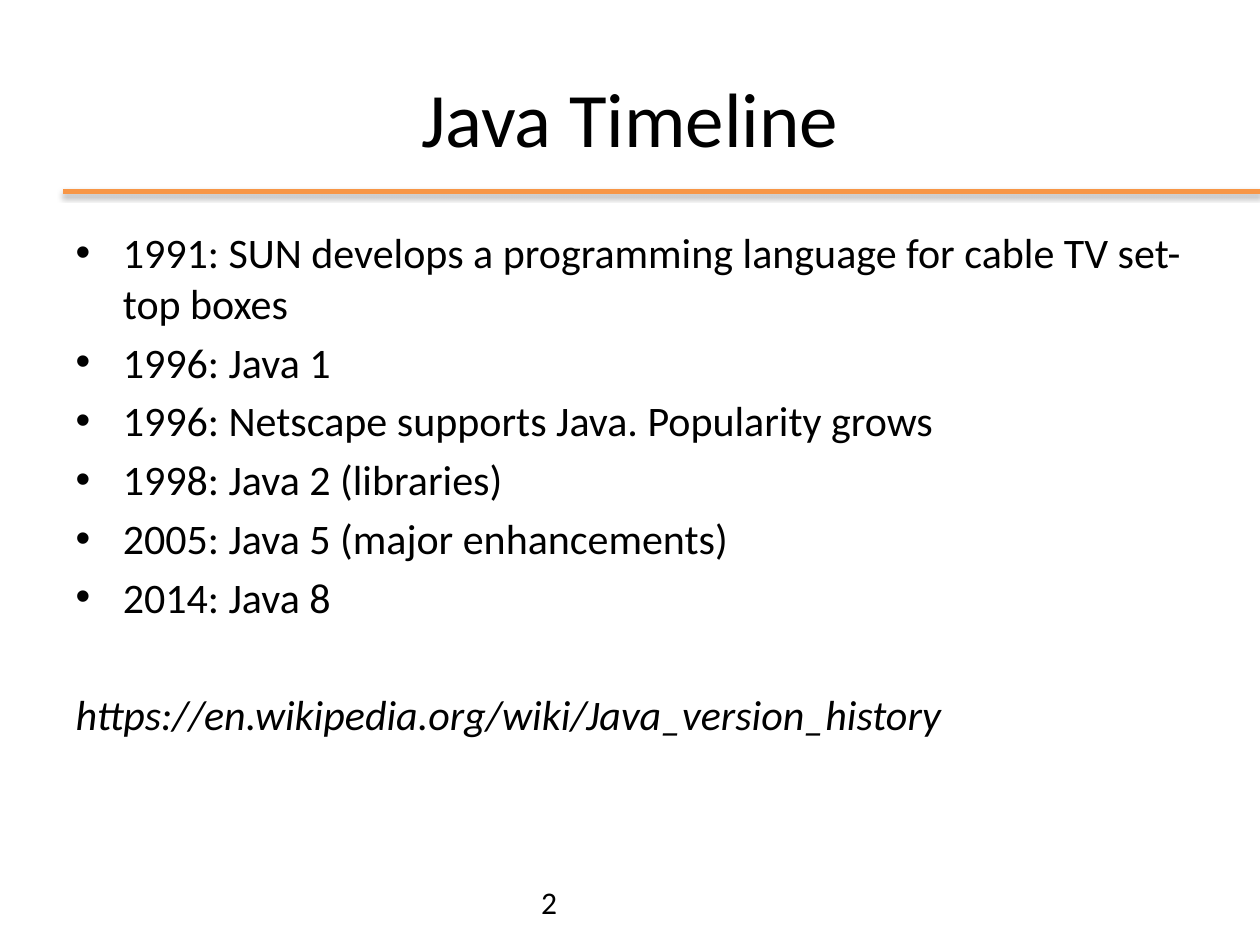
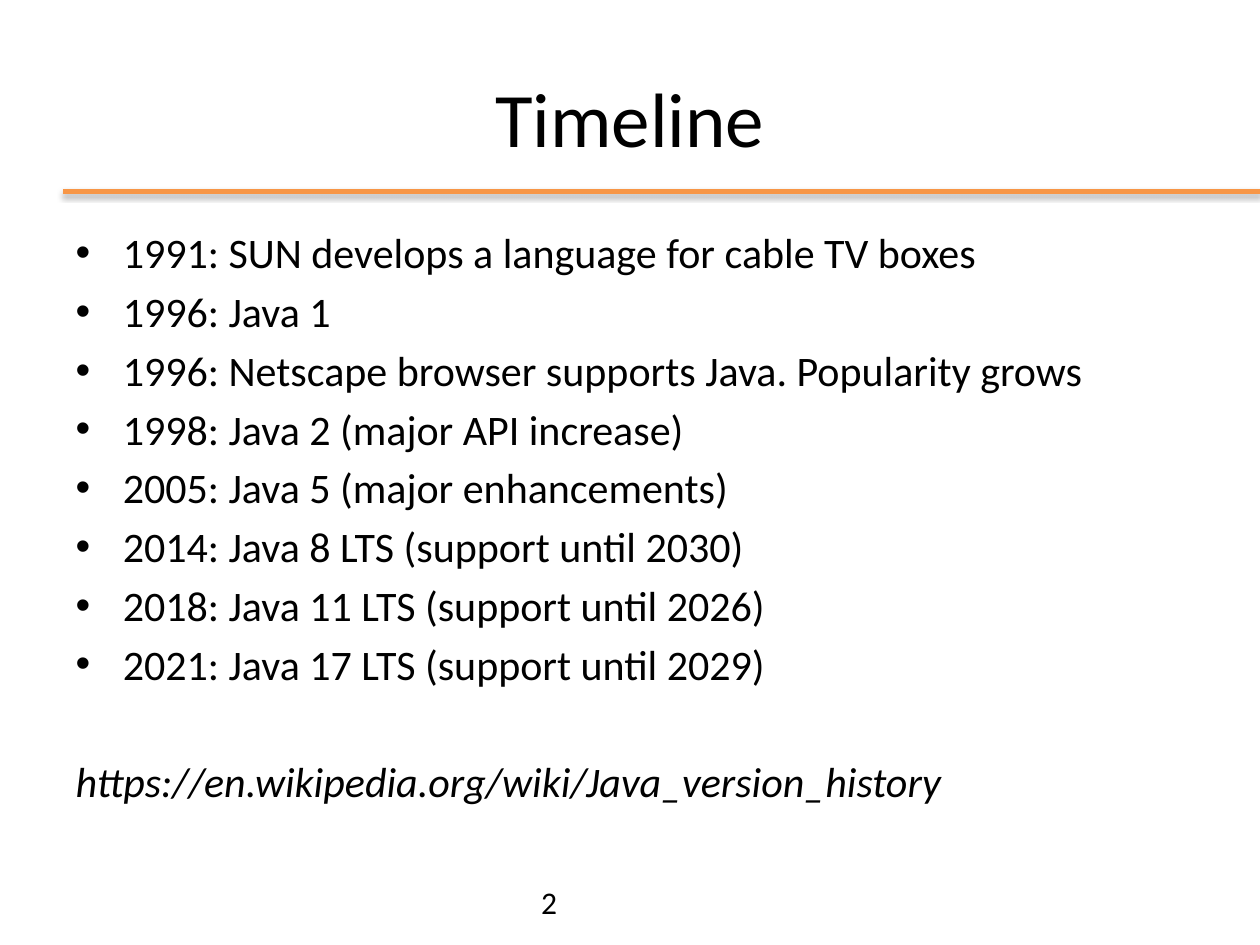
Before and after one commit to plctechnician/ooprogramming, a slide deck: slide 2 of java/slides/ppt/02 - Java Basics.pptx. Drawn at 1260x945 pixels with LibreOffice and Linux fonts; fonts in the diff are those of the drawing; background and template pictures are left out. Boxes give left, top, right and bottom in pixels: in the first picture for what was removed or moved away, otherwise in the second. Text is boxed around its words. In the diff, an @@ line names an element or a change of style, - is before the commit and + after.

```diff
--- a/java/slides/ppt/02 - Java Basics.pptx
+++ b/java/slides/ppt/02 - Java Basics.pptx
@@ title at (x1=495, y1=93, x2=764, y2=148): text changed @@
-Java Timeline
+Timeline
@@ text at (x1=123, y1=238, x2=976, y2=276): text changed @@
-• 1991: SUN develops a programming language for cable TV set-top boxes
+• 1991: SUN develops a language for cable TV boxes
@@ text at (x1=123, y1=356, x2=1082, y2=453): text changed @@
-• 1996: Netscape supports Java. Popularity grows
-• 1998: Java 2 (libraries)
+• 1996: Netscape browser supports Java. Popularity grows
+• 1998: Java 2 (major API increase)
@@ text at (x1=123, y1=531, x2=765, y2=687): text changed @@
-• 2014: Java 8
+• 2014: Java 8 LTS (support until 2030)
+• 2018: Java 11 LTS (support until 2026)
+• 2021: Java 17 LTS (support until 2029)
```
Also in this commit, not shown: 13 other slides changed, 1 slide added, 2 slides removed, 1 other file.
